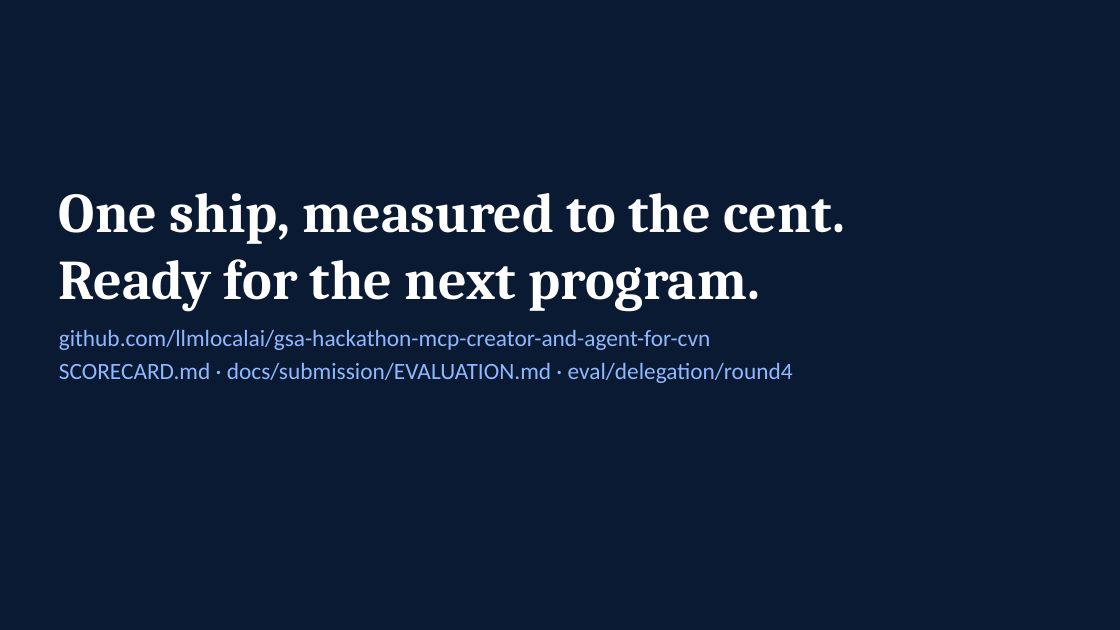
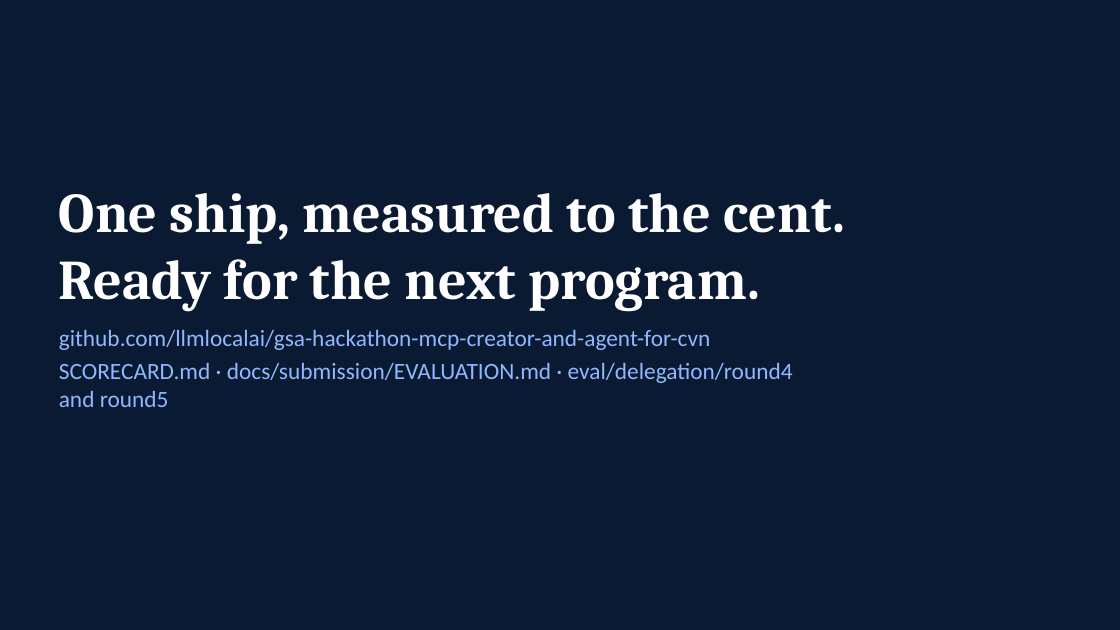
Before and after one commit to gsa-mcp-hackathon/gsa-hackathon-mcp-creator-and-agent-for-air-carrier, a slide deck: slide 14 of docs/submission/mcp-a-creator-one-hub-deck.pptx. Drawn at 1120x630 pixels with LibreOffice and Linux fonts; fonts in the diff are those of the drawing; background and template pictures are left out. Boxes give left, top, right and bottom in pixels: in the first picture for what was removed or moved away, otherwise in the second. Text is boxed around its words. In the diff, an @@ line names an element or a change of style, - is before the commit and + after.

```diff
--- a/docs/submission/mcp-a-creator-one-hub-deck.pptx
+++ b/docs/submission/mcp-a-creator-one-hub-deck.pptx
@@ text at (59,362,793,407): text changed @@
-SCORECARD.md · docs/submission/EVALUATION.md · eval/delegation/round4
+SCORECARD.md · docs/submission/EVALUATION.md · eval/delegation/round4 and round5
```
Also in this commit, not shown: 3 other slides changed, 39 other files.
